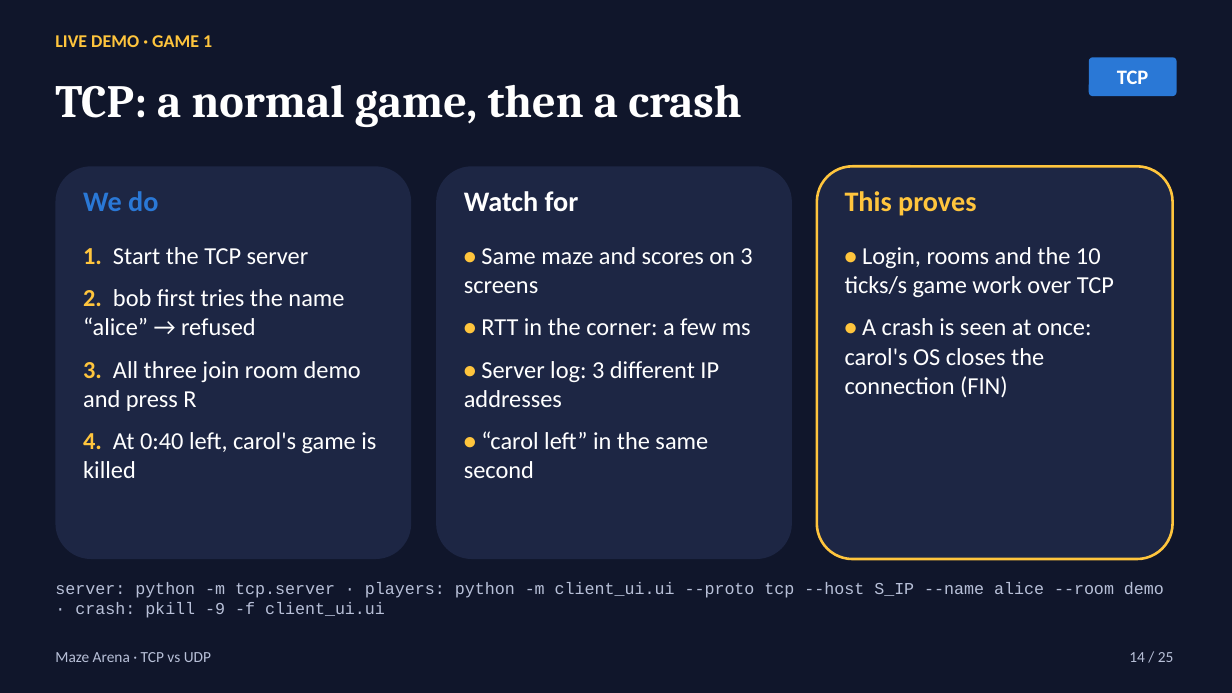
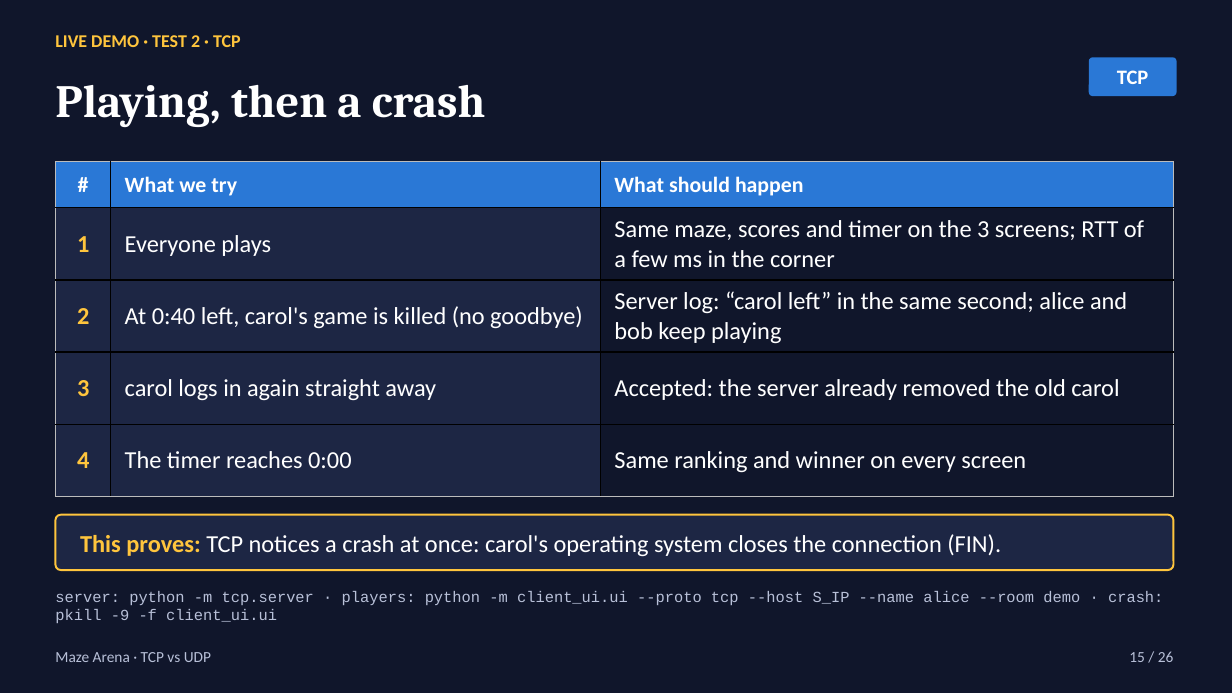
Before and after one commit to bayaCh05/maze-arena, a slide deck: slide 15 of slides/maze_arena_tcp_vs_udp.pptx (slide 14 before the commit). Drawn at 1232x693 pixels with LibreOffice and Linux fonts; fonts in the diff are those of the drawing. Boxes give left, top, right and bottom in pixels: in the first picture for what was removed or moved away, otherwise in the second. Text is boxed around its words. In the diff, an @@ line names an element or a change of style, - is before the commit and + after.

```diff
--- a/slides/maze_arena_tcp_vs_udp.pptx
+++ b/slides/maze_arena_tcp_vs_udp.pptx
@@ text at bbox=[55, 35, 241, 47]: text changed @@
-LIVE DEMO · GAME 1
+LIVE DEMO · TEST 2 · TCP
@@ text at bbox=[55, 85, 485, 127]: text changed @@
-TCP: a normal game, then a crash
+Playing, then a crash
@@ rounded rectangle removed at bbox=[55, 166, 411, 559] @@
@@ table added at bbox=[55, 162, 1174, 496], 5 rows, 3 columns @@
+# | What we try | What should happen
+1 | Everyone plays | Same maze, scores and timer on the 3 screens; RTT of a few ms in the corner
+2 | At 0:40 left, carol's game is killed (no goodbye) | Server log: “carol left” in the same second; alice and bob keep playing
+3 | carol logs in again straight away | Accepted: the server already removed the old carol
+4 | The timer reaches 0:00 | Same ranking and winner on every screen
@@ rounded rectangle removed at bbox=[436, 166, 792, 559] @@
@@ rounded rectangle removed at bbox=[817, 166, 1173, 559] @@
@@ text removed at bbox=[83, 191, 158, 211] @@
-We do
@@ text removed at bbox=[464, 191, 579, 211] @@
-Watch for
@@ text removed at bbox=[845, 191, 976, 216] @@
-This proves
@@ text removed at bbox=[83, 247, 376, 478] @@
-1. Start the TCP server
-2. bob first tries the name “alice” → refused
-3. All three join room demo and press R
-4. At 0:40 left, carol's game is killed
@@ text removed at bbox=[464, 247, 752, 478] @@
-• Same maze and scores on 3 screens
-• RTT in the corner: a few ms
-• Server log: 3 different IP addresses
-• “carol left” in the same second
@@ text removed at bbox=[845, 247, 1114, 397] @@
-• Login, rooms and the 10 ticks/s game work over TCP
-• A crash is seen at once: carol's OS closes the connection (FIN)
@@ rounded rectangle added at bbox=[55, 515, 1174, 570], fill #1D2644, outline #FFC53D 1.5 pt, 19 pt, text #FFFFFF @@
+This proves: TCP notices a crash at once: carol's operating system closes the connection (FIN).
@@ text "server: python -m tcp.server · ...": place and size @@
-text "server: python -m tcp.server · ..." at bbox=[55, 582, 1164, 618]
+text "server: python -m tcp.server · ..." at bbox=[55, 591, 1163, 623]
@@ text "server: python -m tcp.server · ..." at bbox=[55, 591, 1163, 623]: size 13 to 12 pt @@
@@ text at bbox=[1129, 651, 1174, 662]: text changed @@
-14 / 25
+15 / 26
```
Also in this commit, not shown: 24 other slides changed, 1 slide added, 4 other files.
